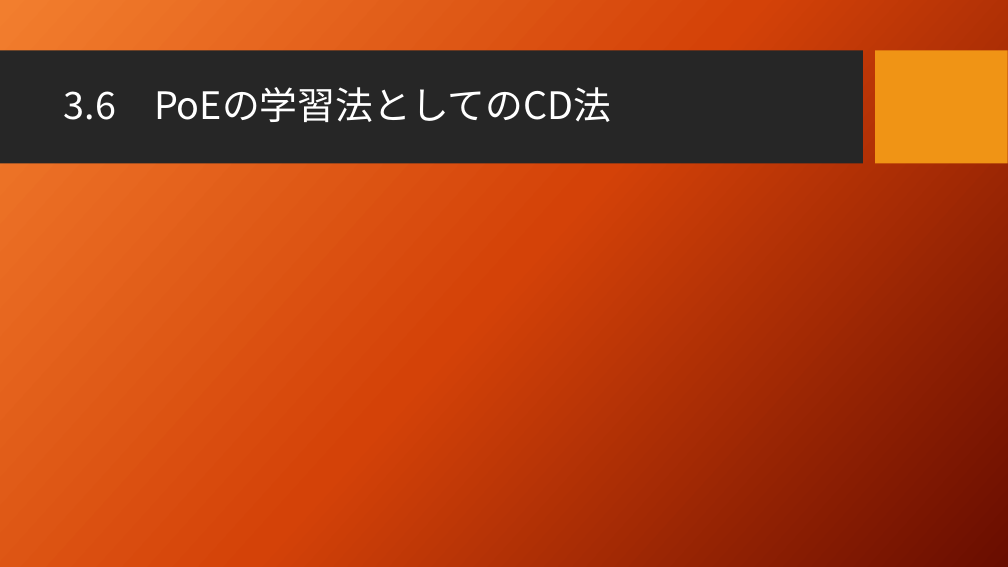
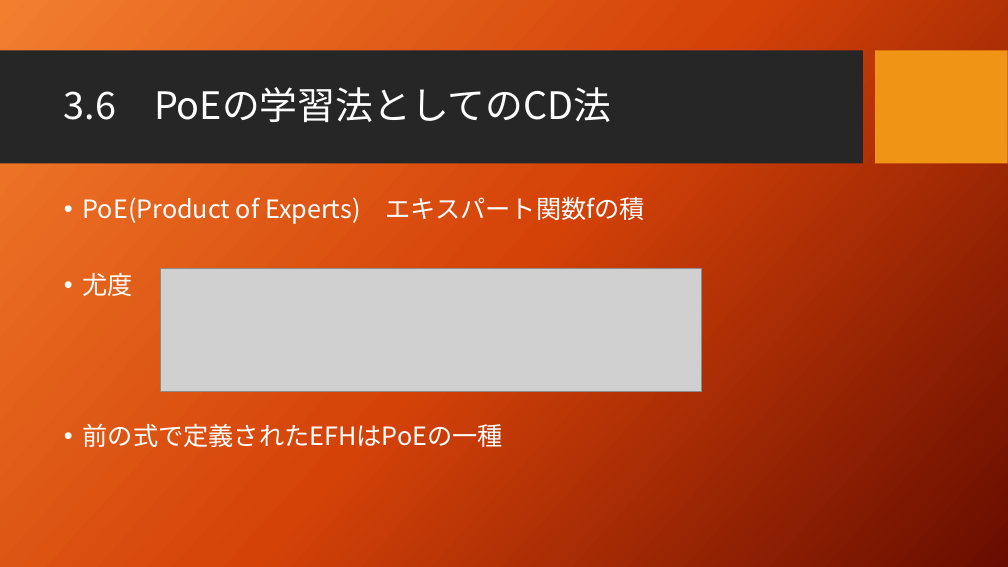
Before and after one commit to seigenji/deep_learning, a slide deck: slide 23 of deep_learning3.4.pptx. Drawn at 1008x567 pixels with LibreOffice and Linux fonts; fonts in the diff are those of the drawing; grey boxes stand for pictures; background and template pictures are left out. Boxes give left, top, right and bottom in pixels: in the first picture for what was removed or moved away, otherwise in the second. Text is boxed around its words. In the diff, an @@ line names an element or a change of style, - is before the commit and + after.

```diff
--- a/deep_learning3.4.pptx
+++ b/deep_learning3.4.pptx
@@ text added at <box>83,196,645,447</box>, 24 pt, text #FFFFFF @@
+• PoE(Product of Experts) エキスパート関数fの積
+• 尤度
+• 前の式で定義されたEFHはPoEの一種
@@ picture added at <box>161,269,702,392</box> @@
```
Also in this commit, not shown: 3 other slides changed.
